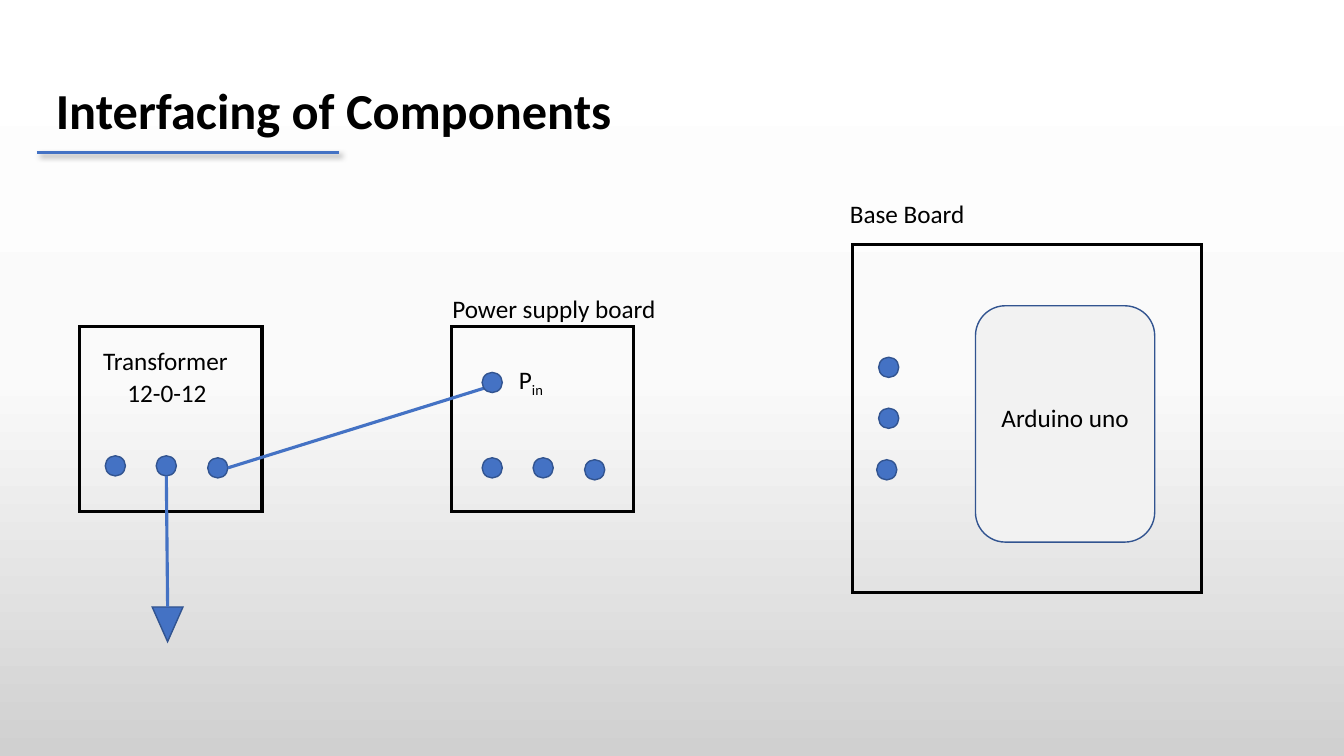
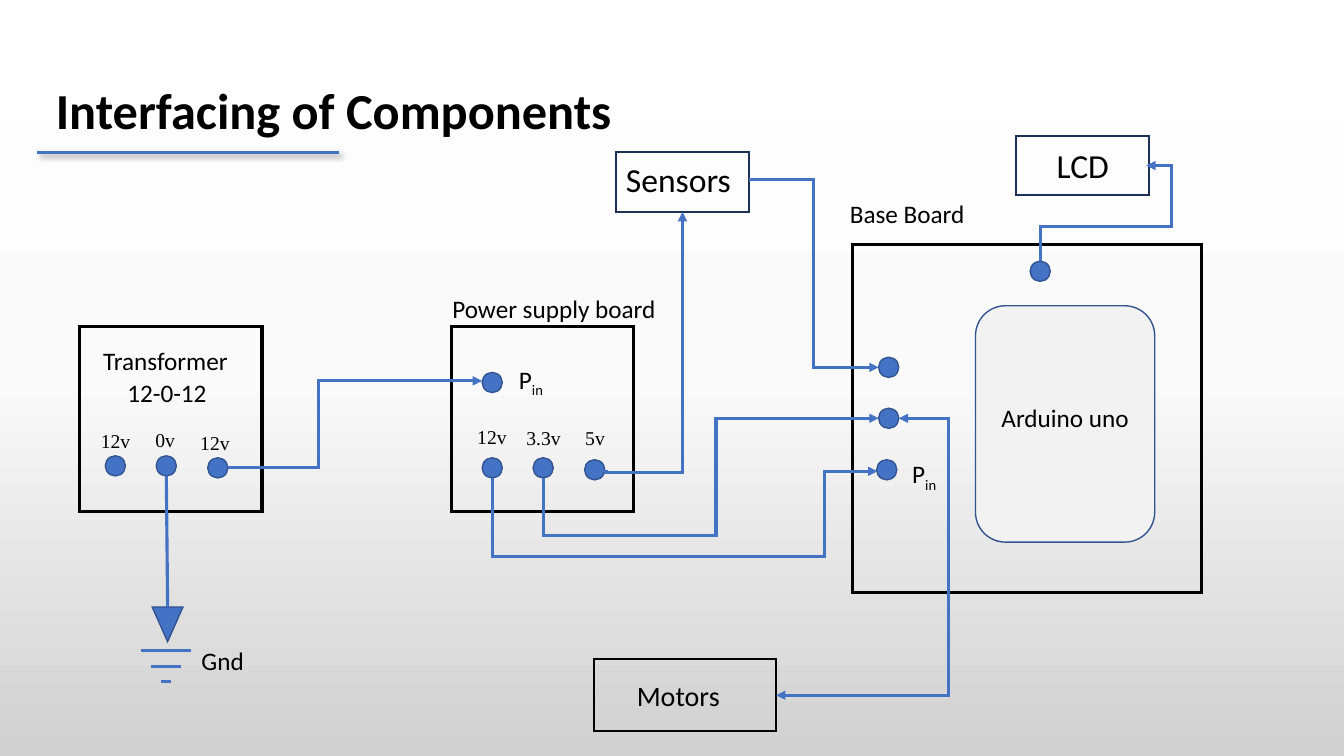
Before and after one commit to dheeraj78/project-4-2, a slide deck: slide 18 of Batch 8 .pptx (slide 17 before the commit). Drawn at 1344x756 pixels with LibreOffice and Linux fonts; fonts in the diff are those of the drawing. Boxes give left, top, right and bottom in pixels: in the first picture for what was removed or moved away, otherwise in the second. Text is boxed around its words. In the diff, an @@ line names an element or a change of style, - is before the commit and + after.

```diff
--- a/Batch 8 .pptx
+++ b/Batch 8 .pptx
@@ group added at (x1=101, y1=136, x2=1172, y2=732): 11 texts, 5 elbow arrows, 3 rectangles, 3 lines, 1 elbow double arrow, 1 ellipse @@
+12v
+3.3v
+5v
+Sensors
+12v
+12v
+Gnd
+0v
+Pin
+Motors
+LCD
@@ arrow moved from (228, 468) - (502, 382) to (228, 468) - (482, 381) @@
@@ arrow (228, 468) - (482, 381): arrow to elbow arrow @@
```
Also in this commit, not shown: 3 other slides changed, 3 slides added, 1 slide removed, 10 other files.
